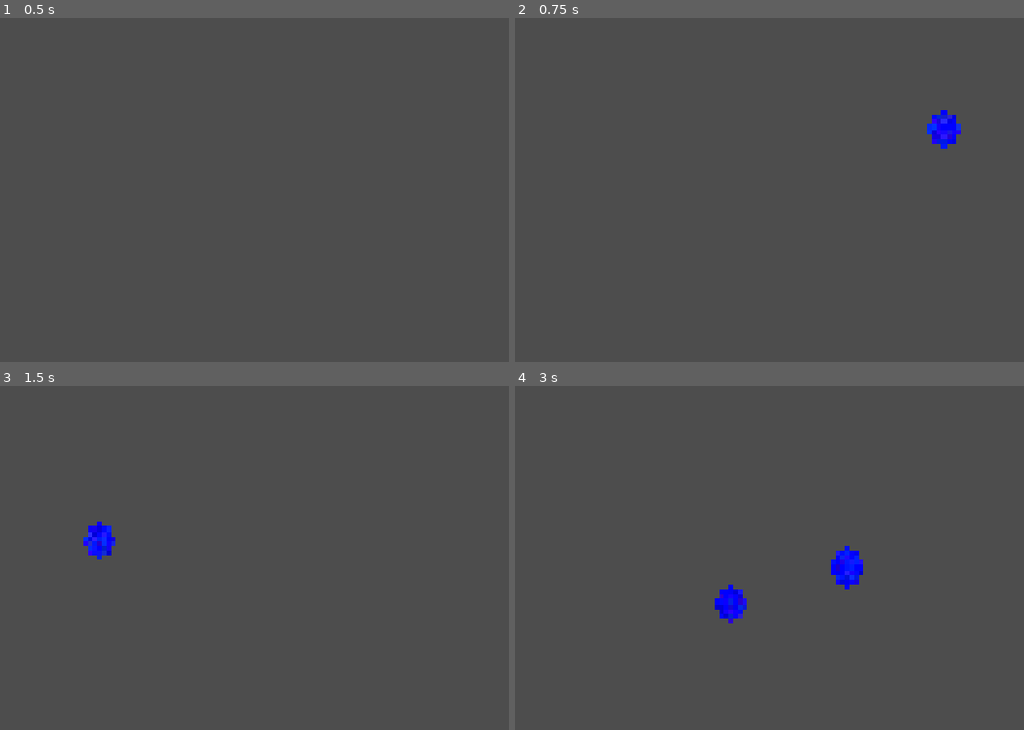
Above: before the commit, frames 1-4 (two rows, left to right).
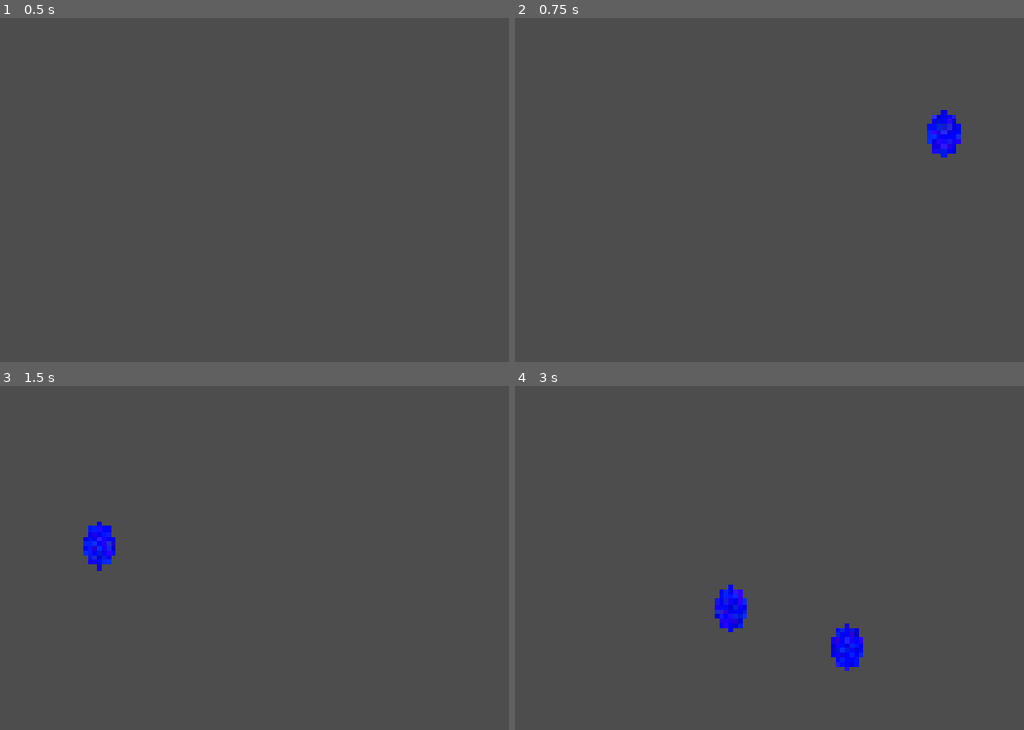
Above: after the commit, the same moments.

Repository: olowson255/nuclear-sandbox-demo
Game: Godot game, scene res://demo_scene/demo_scene.tscn
The game is run twice, just before and just after one commit, with the same random seed, the same clock (stepped at 60 frames per second) and the same inputs.
Inputs (mouse positions are in pixels of both pictures, inside the frame that each line leads up to):
- Up to frame 1 (0.5 s): no input
- Up to frame 2 (0.75 s): tap Enter at 0.5 s; move the mouse to (942, 121) at 0.52 s; click (942, 121) at 0.67 s
- Up to frame 3 (1.5 s): tap Space at 0.77, 1.25 s; move the mouse to (101, 533) at 1.27 s; click (101, 533) at 1.42 s
- Up to frame 4 (3 s): tap Space at 1.52 s; tap Enter at 2 s; move the mouse to (850, 416) at 2.02 s; click (850, 416) at 2.17 s; move the mouse to (733, 599) at 2.77 s; click (733, 599) at 2.92 s

Frame 1 is identical in both runs. In frame 2, 0.6% of the frame differs, in the area x 80-88%, y 26-41%; in frame 3, 0.5%; in frame 4, 1.7%, in the area x 39-69%, y 46-83%.

Commit message:
Clean up code Simulation fps 40->60

Diff:
--- a/nuclear-sandbox-demo/demo_scene/generate_sprite.gd
+++ b/nuclear-sandbox-demo/demo_scene/generate_sprite.gd
@@ -2,13 +2,12 @@
 
 const TEX_WIDTH := 160
 const TEX_HEIGHT := 90
-const UPDATE_FPS := 40.0
+const UPDATE_FPS := 60.0
 const BRUSH_RADIUS := 3
 
 class Molecule:
 	var pixel_color: Color = Color.BLUE
 	var horizontal_direction: int = 1
-	var frozen: bool = false
 	var last_moved_tick: int = -1
 
 	func _init() -> void:
@@ -118,7 +117,7 @@
 				move_molecule(m, x, y, x, y + 1)
 				continue
 
-			# 2. Angle: one row down, one cell in the molecule's direction
+			# 2. Angle
 			if is_empty(x + m.horizontal_direction, y + 1):
 				move_molecule(m, x, y, x + m.horizontal_direction, y + 1)
 				continue
@@ -130,10 +129,6 @@
 
 			# 3. Turn around since blocked
 			m.horizontal_direction = -m.horizontal_direction
-
-			# 4. Freeze if all paths blocked
-			#if not is_empty(x, y + 1) and not is_empty(x - 1, y) and not is_empty(x + 1, y):
-				#m.frozen = true
 
 func render() -> void:
 	var i := 0
